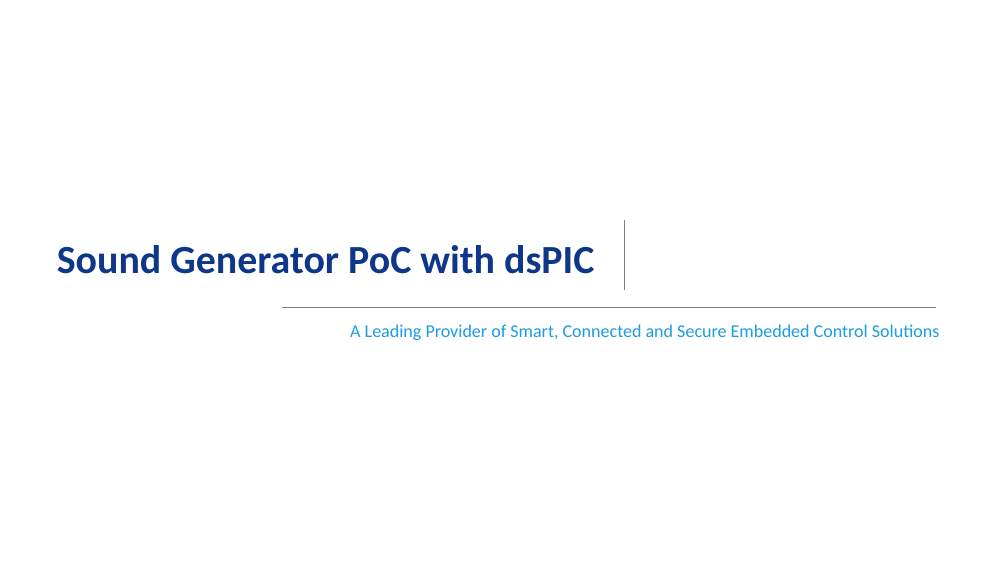
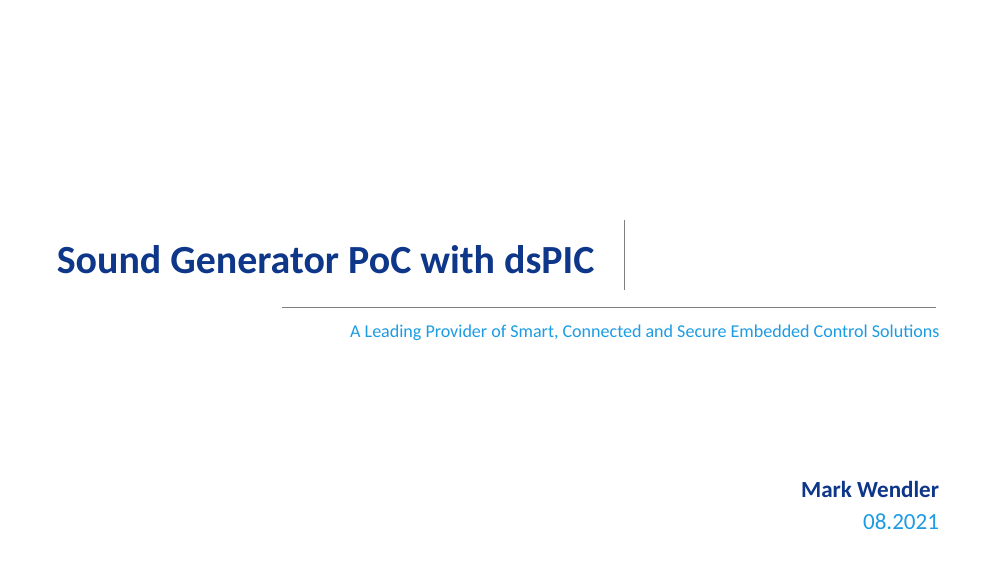
Before and after one commit to MarkWendler/sound_generator_dsPIC_X2C, a slide deck: slide 1 of doc/SoundGeneratorPoC.pptx. Drawn at 1008x567 pixels with LibreOffice and Linux fonts; fonts in the diff are those of the drawing; background and template pictures are left out. Boxes give left, top, right and bottom in pixels: in the first picture for what was removed or moved away, otherwise in the second. Text is boxed around its words. In the diff, an @@ line names an element or a change of style, - is before the commit and + after.

Commit message:
Car sound mode added. Documentation updated.

```diff
--- a/doc/SoundGeneratorPoC.pptx
+++ b/doc/SoundGeneratorPoC.pptx
@@ text added at box(801, 480, 939, 497), 22 pt, text #0E3689, bold @@
+Mark Wendler
@@ text added at box(863, 513, 939, 529), 22 pt, text #1D9CE4 @@
+08.2021
```
Also in this commit, not shown: 2 other slides changed, 3 slides added, 52 other files.
